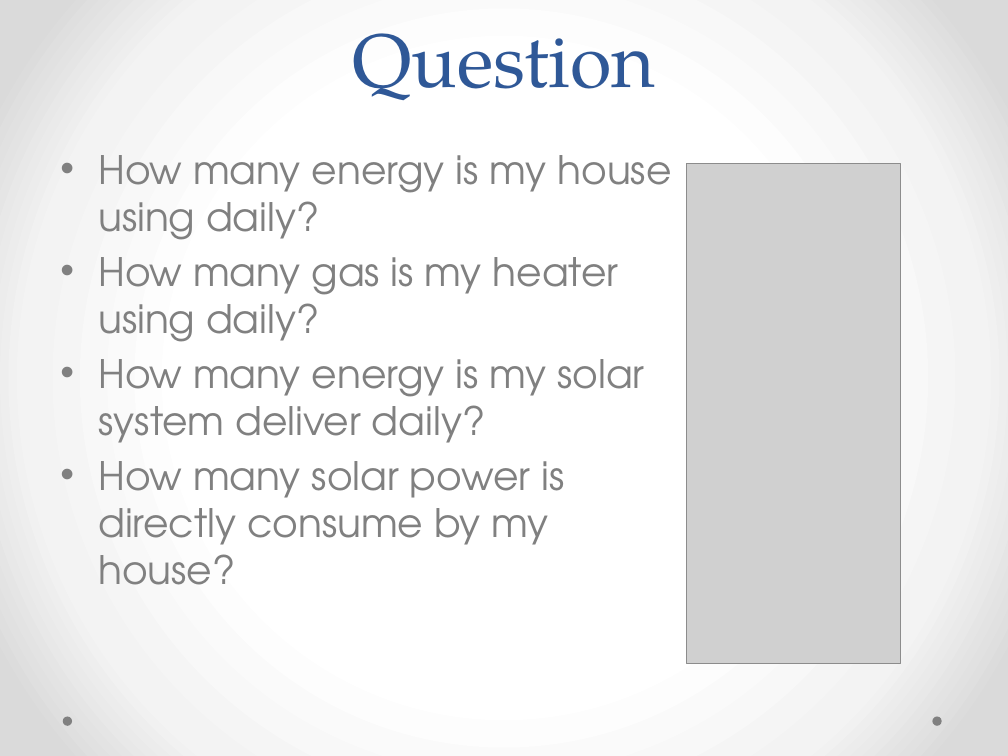
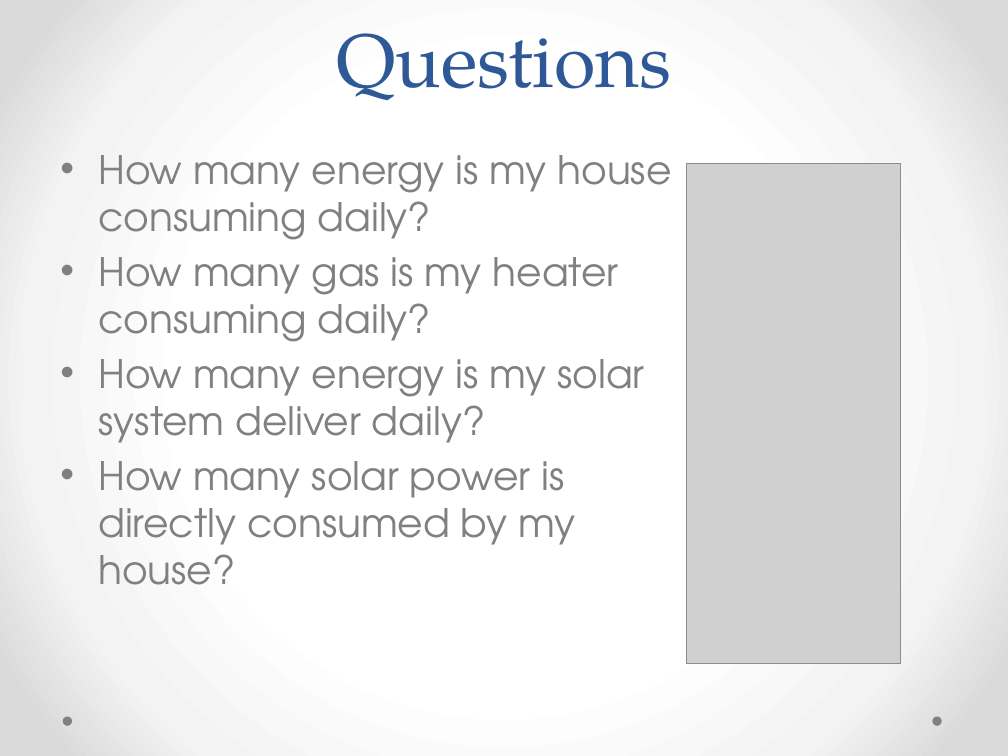
Before and after one commit to plaatsoft/plaatenergy, a slide deck: slide 2 of doc/ppt/PlaatEnergy Design.pptx. Drawn at 1008x756 pixels with LibreOffice and Linux fonts; fonts in the diff are those of the drawing; grey boxes stand for pictures. Boxes give left, top, right and bottom in pixels: in the first picture for what was removed or moved away, otherwise in the second. Text is boxed around its words. In the diff, an @@ line names an element or a change of style, - is before the commit and + after.

```diff
--- a/doc/ppt/PlaatEnergy Design.pptx
+++ b/doc/ppt/PlaatEnergy Design.pptx
@@ title at [336, 33, 672, 100]: text changed @@
-Question
+Questions
@@ text at [98, 155, 672, 342]: text changed @@
-• How many energy is my house using daily?
-• How many gas is my heater using daily?
+• How many energy is my house consuming daily?
+• How many gas is my heater consuming daily?
@@ text at [98, 461, 575, 585]: text changed @@
-• How many solar power is directly consume by my house?
+• How many solar power is directly consumed by my house?
```
Also in this commit, not shown: 8 other slides changed, 1 slide added.
